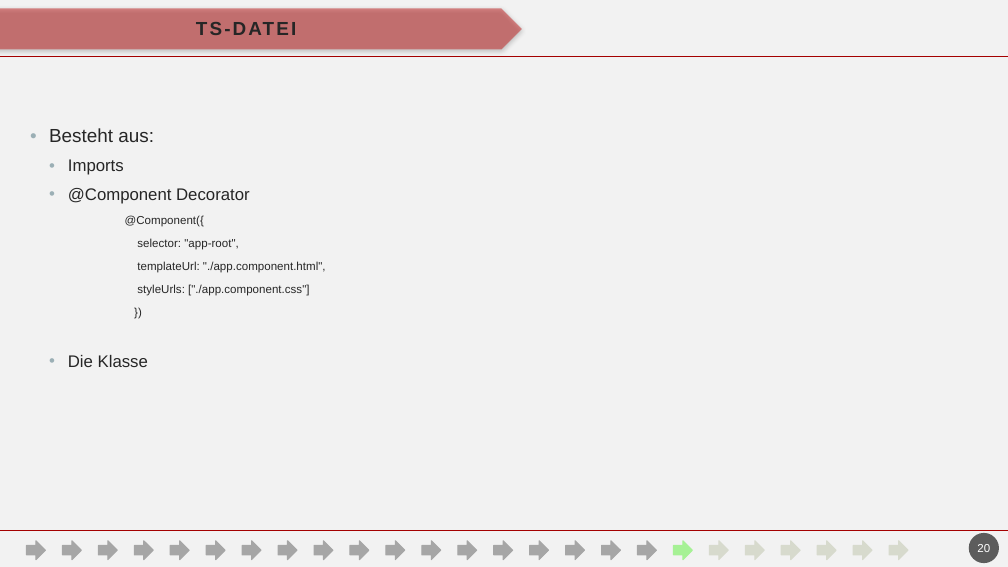
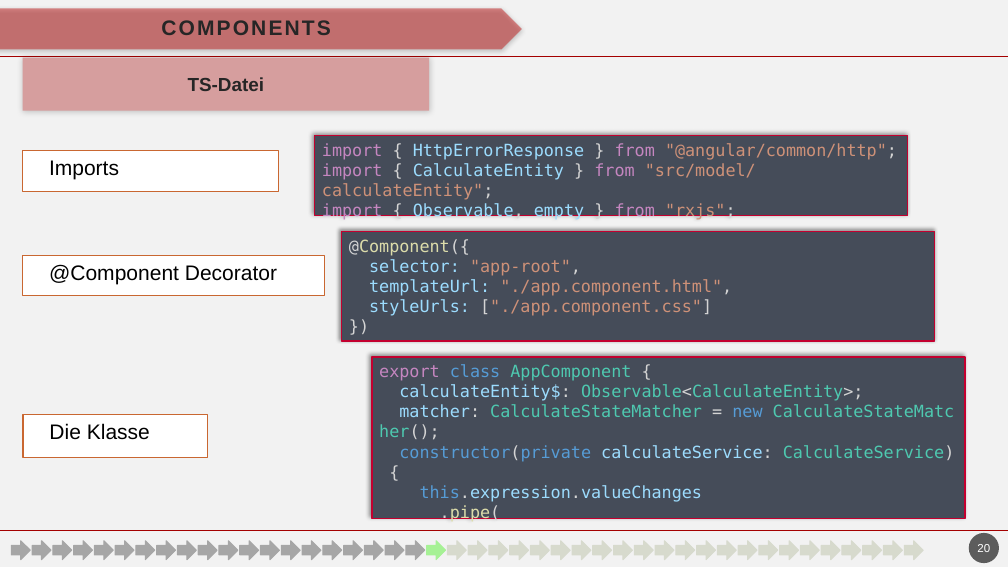
Before and after one commit to havrazO/Angular-Vortrag, a slide deck: slide 20 of vortrag/präsentation/entwurf/V1/angular.pptm. Drawn at 1008x567 pixels with LibreOffice and Linux fonts; fonts in the diff are those of the drawing; background and template pictures are left out. Boxes give left, top, right and bottom in pixels: in the first picture for what was removed or moved away, otherwise in the second. Text is boxed around its words. In the diff, an @@ line names an element or a change of style, - is before the commit and + after.

```diff
--- a/vortrag/präsentation/entwurf/V1/angular.pptm
+++ b/vortrag/präsentation/entwurf/V1/angular.pptm
@@ title at box(0, 8, 492, 49): text changed; size 18 to 20 pt @@
-TS-DATEI
+COMPONENTS
@@ text added at box(23, 57, 430, 110), fill #D69E9E, 18 pt, text #262626, bold @@
+TS-Datei
@@ text removed at box(49, 128, 326, 367) @@
-• Besteht aus:
-  • Imports
-  • @Component Decorator
-  @Component({
-  selector: "app-root",
-  templateUrl: "./app.component.html",
-  styleUrls: ["./app.component.css"]
-  })
-  • Die Klasse
@@ rectangle added at box(315, 135, 907, 216), fill #454C59, outline #C3002F 1.5 pt, 16 pt, text #CE9178 @@
+import { HttpErrorResponse } from "@angular/common/http";
+import { CalculateEntity } from "src/model/calculateEntity";
+import { Observable, empty } from "rxjs";
@@ text added at box(23, 150, 278, 191), fill #FFFFFF, outline #C96731 1 pt, 20 pt, text #000000 @@
+  Imports
@@ rectangle added at box(342, 232, 935, 342), fill #454C59, outline #C3002F 1.5 pt, 16 pt, text #CE9178 @@
+@Component({
+selector: "app-root",
+templateUrl: "./app.component.html",
+styleUrls: ["./app.component.css"]
+})
@@ rectangle added at box(23, 256, 324, 296), fill #FFFFFF, outline #C96731 1 pt, 20 pt, text #000000 @@
+  @Component Decorator
@@ rectangle added at box(372, 357, 965, 519), fill #454C59, outline #C3002F 1.5 pt, 16 pt, text #4EC9B0 @@
+export class AppComponent {
+calculateEntity$: Observable<CalculateEntity>;
+matcher: CalculateStateMatcher = new CalculateStateMatcher();
+constructor(private calculateService: CalculateService) {
+this.expression.valueChanges
+.pipe(
@@ rectangle added at box(23, 415, 207, 457), fill #FFFFFF, outline #C96731 1 pt, 20 pt, text #000000 @@
+  Die Klasse
@@ right arrow: place and size @@
-right arrow at box(458, 541, 477, 560)
+right arrow at box(364, 541, 383, 560)
@@ right arrow: place and size @@
-right arrow at box(422, 541, 441, 560)
+right arrow at box(406, 541, 425, 560)
@@ 4 right arrows: place and size @@
-4 right arrows at box(98, 541, 908, 560)
+4 right arrows at box(95, 541, 903, 560)
@@ 3 right arrows: place and size @@
-3 right arrows at box(26, 541, 836, 560)
+3 right arrows at box(32, 541, 840, 560)
@@ 4 right arrows: place and size @@
-4 right arrows at box(63, 541, 765, 560)
+4 right arrows at box(53, 541, 757, 560)
@@ fill #A6A6A6 to #D7DACD; outline #A6A6A6 1 pt to #D7DACD 1 pt in 5 elements at box(531, 541, 550, 560), box(634, 541, 653, 560), box(489, 541, 508, 560), box(572, 541, 591, 560), box(593, 541, 612, 560) @@
@@ right arrow at box(676, 541, 695, 560): fill #A6F195 to #D7DACD; outline #A6F195 1 pt to #D7DACD 1 pt @@
@@ 4 right arrows: place and size @@
-4 right arrows at box(170, 541, 873, 560)
+4 right arrows at box(178, 541, 882, 560)
@@ group added at box(11, 541, 923, 560): 19 right arrows @@
```
Also in this commit, not shown: 23 other slides changed, 19 slides added, 2 slides removed, 5 other files.
